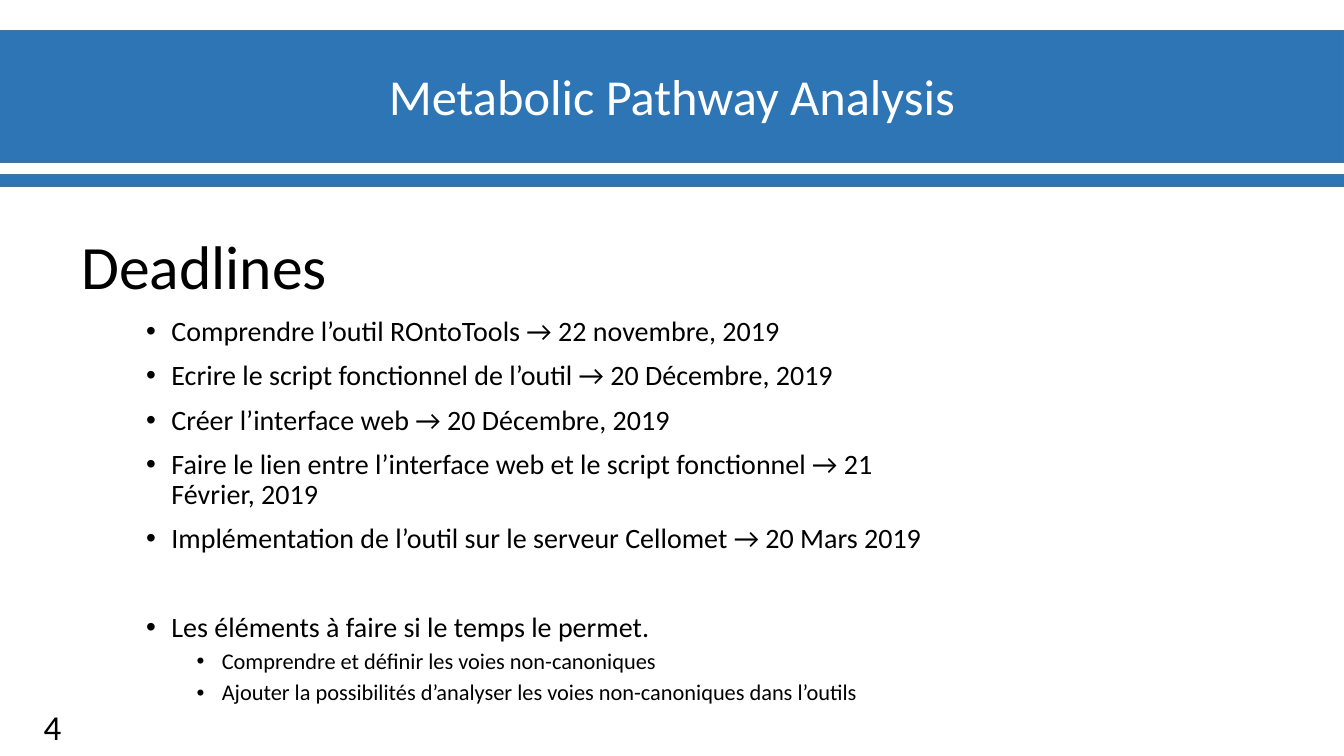
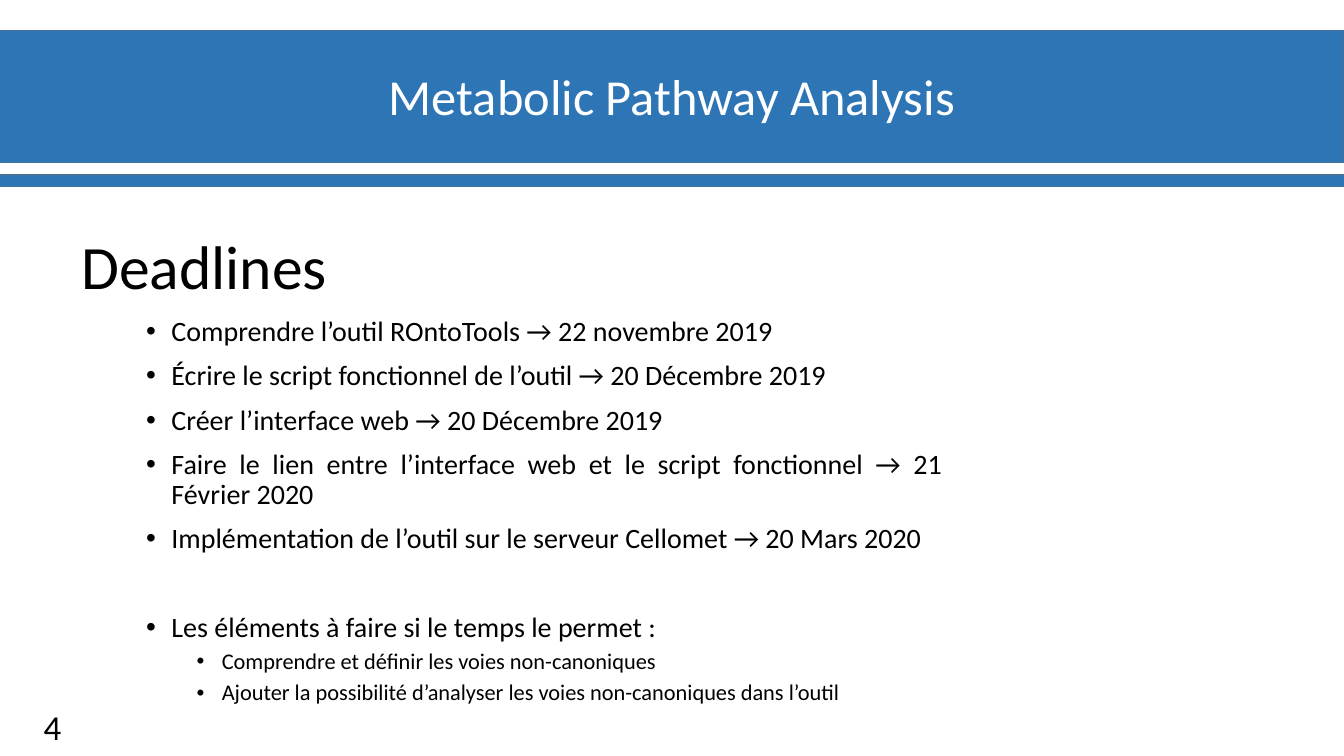
Before and after one commit to materrien/Projet-INSERM, a slide deck: slide 5 of Diapos_Suivit_projet.pptx. Drawn at 1344x756 pixels with LibreOffice and Linux fonts; fonts in the diff are those of the drawing; background and template pictures are left out. Boxes give left, top, right and bottom in pixels: in the first picture for what was removed or moved away, otherwise in the second. Text is boxed around its words. In the diff, an @@ line names an element or a change of style, - is before the commit and + after.

```diff
--- a/Diapos_Suivit_projet.pptx
+++ b/Diapos_Suivit_projet.pptx
@@ text at [171,321,941,642]: text changed @@
-• Comprendre l’outil ROntoTools → 22 novembre, 2019
-• Ecrire le script fonctionnel de l’outil → 20 Décembre, 2019
-• Créer l’interface web → 20 Décembre, 2019
-• Faire le lien entre l’interface web et le script fonctionnel → 21 Février, 2019
-• Implémentation de l’outil sur le serveur Cellomet → 20 Mars 2019
-• Les éléments à faire si le temps le permet.
+• Comprendre l’outil ROntoTools → 22 novembre 2019
+• Écrire le script fonctionnel de l’outil → 20 Décembre 2019
+• Créer l’interface web → 20 Décembre 2019
+• Faire le lien entre l’interface web et le script fonctionnel → 21 Février 2020
+• Implémentation de l’outil sur le serveur Cellomet → 20 Mars 2020
+• Les éléments à faire si le temps le permet :
@@ text at [222,684,839,704]: text changed @@
-  • Ajouter la possibilités d’analyser les voies non-canoniques dans l’outils
+  • Ajouter la possibilité d’analyser les voies non-canoniques dans l’outil
```
Also in this commit, not shown: 4 other slides changed.
